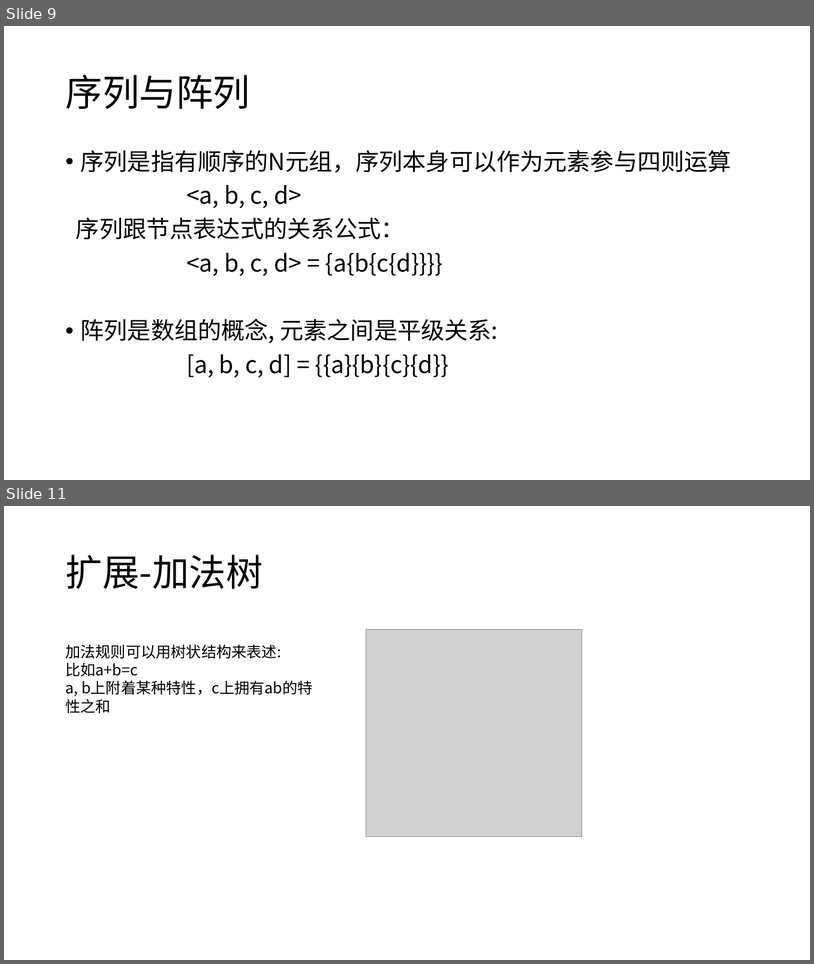
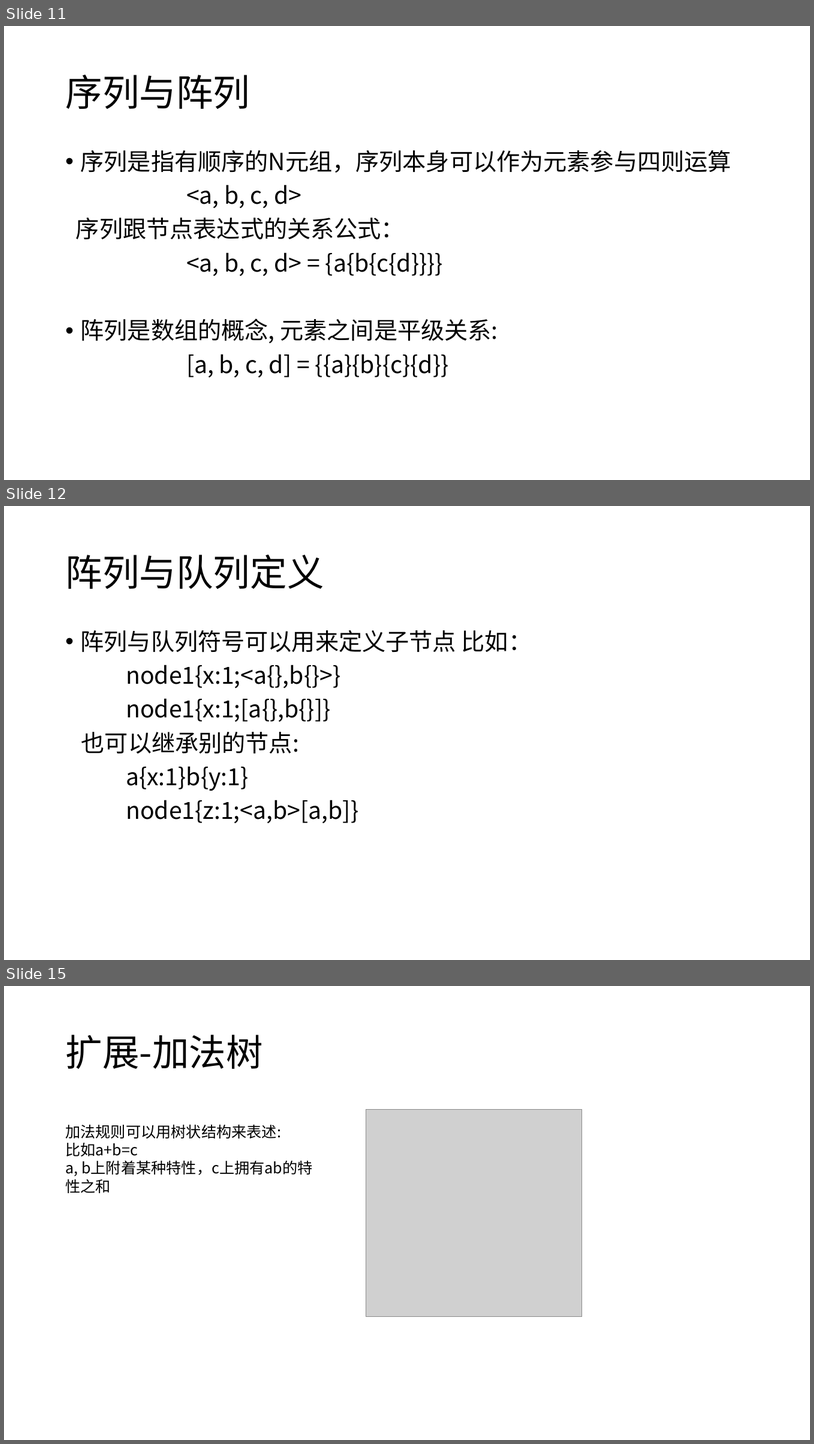
Before and after one commit to panguojun/.PHG., a slide deck: PHG语法手册.pptx. Shown one above the other, each under a label of ours: slides 9 and 11 before the commit, slides 11, 12 and 15 after it; the slides between them are not shown. The pictures are 814x964 and 814x1444 pixels, drawn with LibreOffice and Linux fonts; fonts in the diff are those of the drawing; grey boxes stand for pictures. Boxes give left, top, right and bottom in pixels: in the first picture for what was removed or moved away, otherwise in the second. Text is boxed around its words. In the diff, an @@ line names an element or a change of style, - is before the commit and + after.

```diff
--- a/PHG语法手册.pptx
+++ b/PHG语法手册.pptx
@@ slide 12 added at (x1=4, y1=506, x2=810, y2=960), background #FFFFFF @@
@@ title added at (x1=65, y1=555, x2=324, y2=589), 44 pt, text #000000 @@
+阵列与队列定义
@@ text added at (x1=81, y1=630, x2=533, y2=823), 28 pt, text #000000 @@
+• 阵列与队列符号可以用来定义子节点 比如：
+node1{x:1;<a{},b{}>}
+node1{x:1;[a{},b{}]}
+也可以继承别的节点:
+a{x:1}b{y:1}
+node1{z:1;<a,b>[a,b]}
@@ what was slide 9 is now slide 11 @@
@@ what was slide 11 is now slide 15 @@
```
Also in this commit, not shown: 4 slides changed, 4 other slides added, 1 slide removed.
